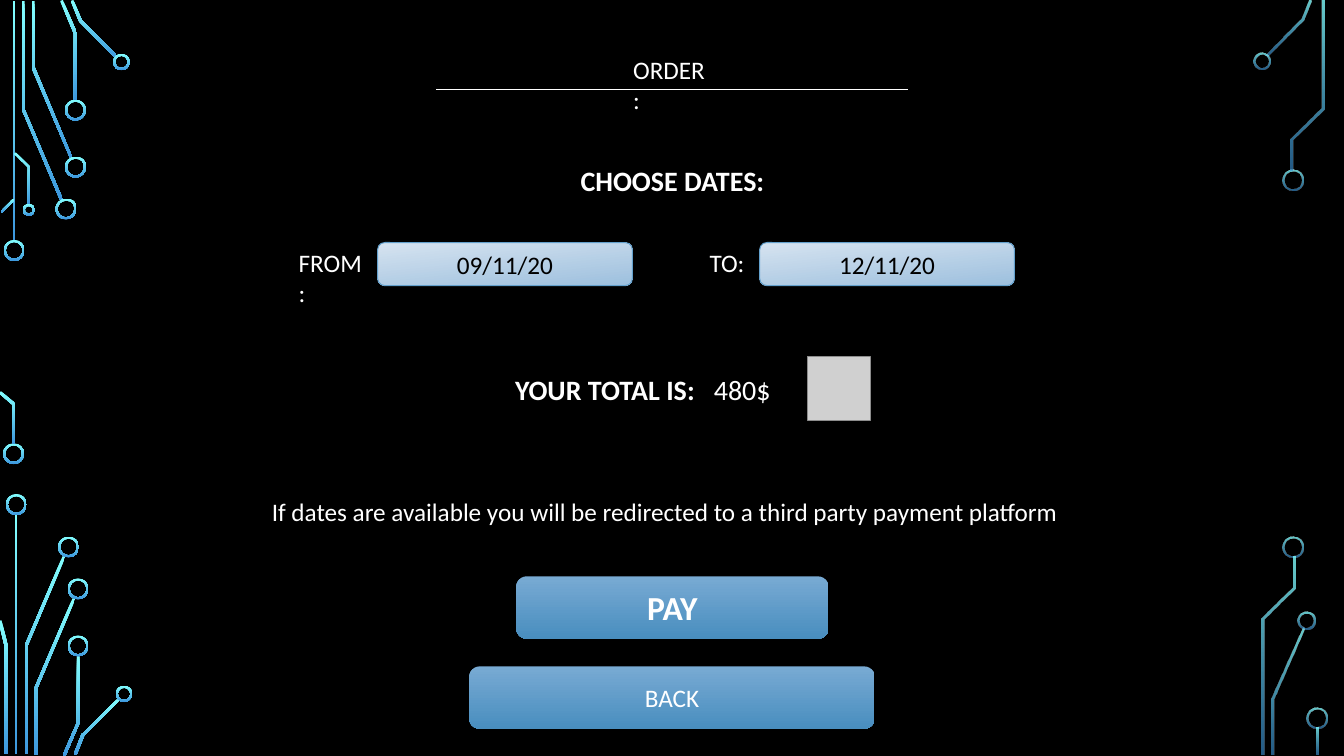
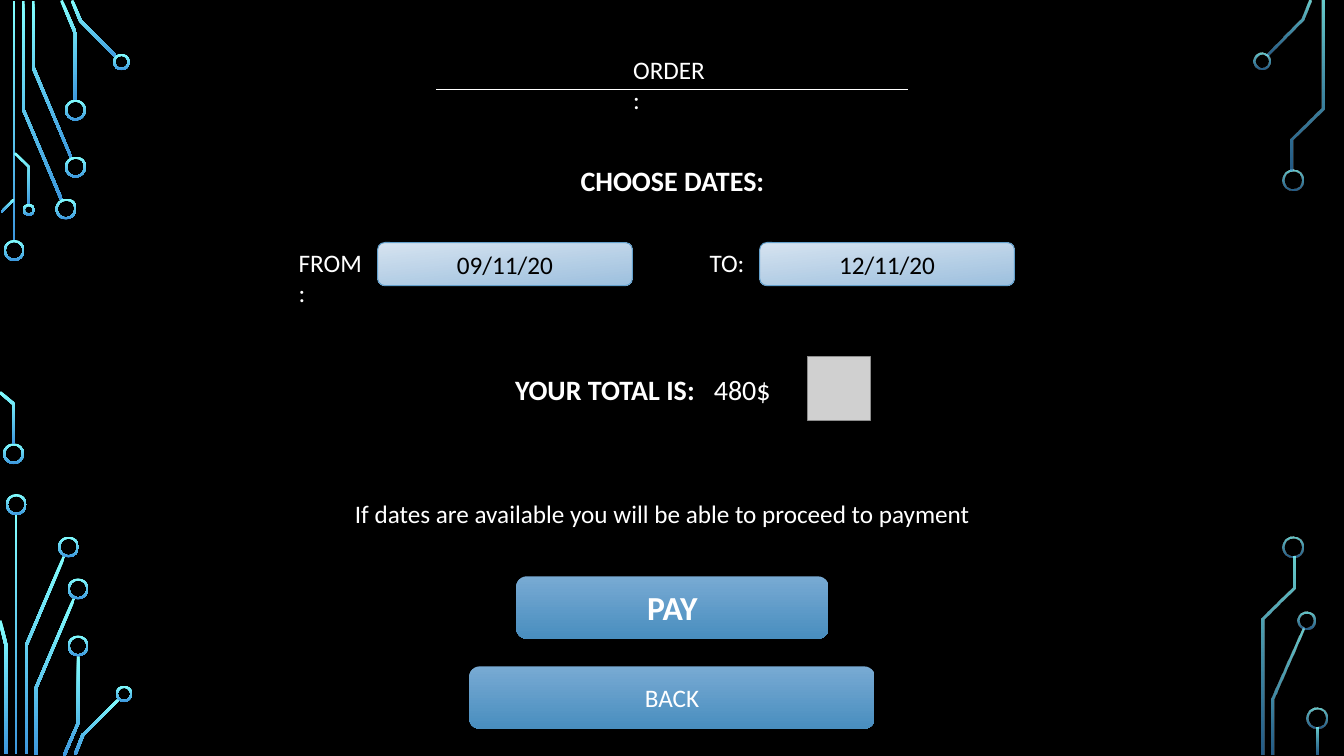
Before and after one commit to Team9-sce/SE-Fundamentals9, a slide deck: slide 7 of dira lehaskir prototype.pptx (slide 8 before the commit). Drawn at 1344x756 pixels with LibreOffice and Linux fonts; fonts in the diff are those of the drawing; grey boxes stand for pictures; background and template pictures are left out. Boxes give left, top, right and bottom in pixels: in the first picture for what was removed or moved away, otherwise in the second. Text is boxed around its words. In the diff, an @@ line names an element or a change of style, - is before the commit and + after.

```diff
--- a/dira lehaskir prototype.pptx
+++ b/dira lehaskir prototype.pptx
@@ text at bbox=[355, 505, 969, 527]: text changed @@
-If dates are available you will be redirected to a third party payment platform
+If dates are available you will be able to proceed to payment
```
Also in this commit, not shown: 6 other slides changed, 2 slides added, 1 slide removed.
